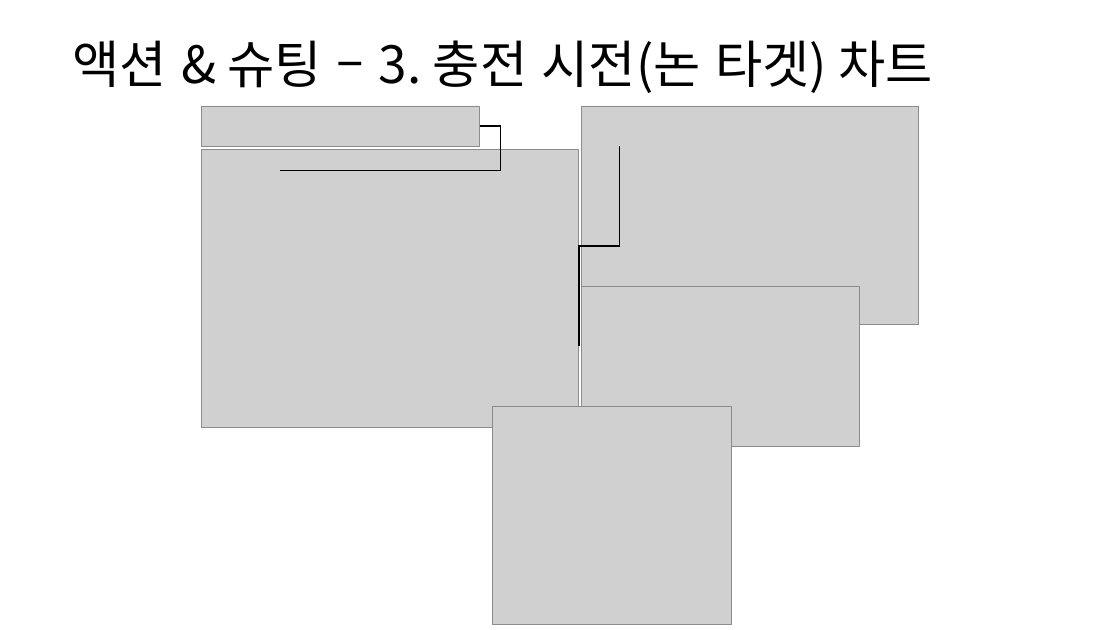
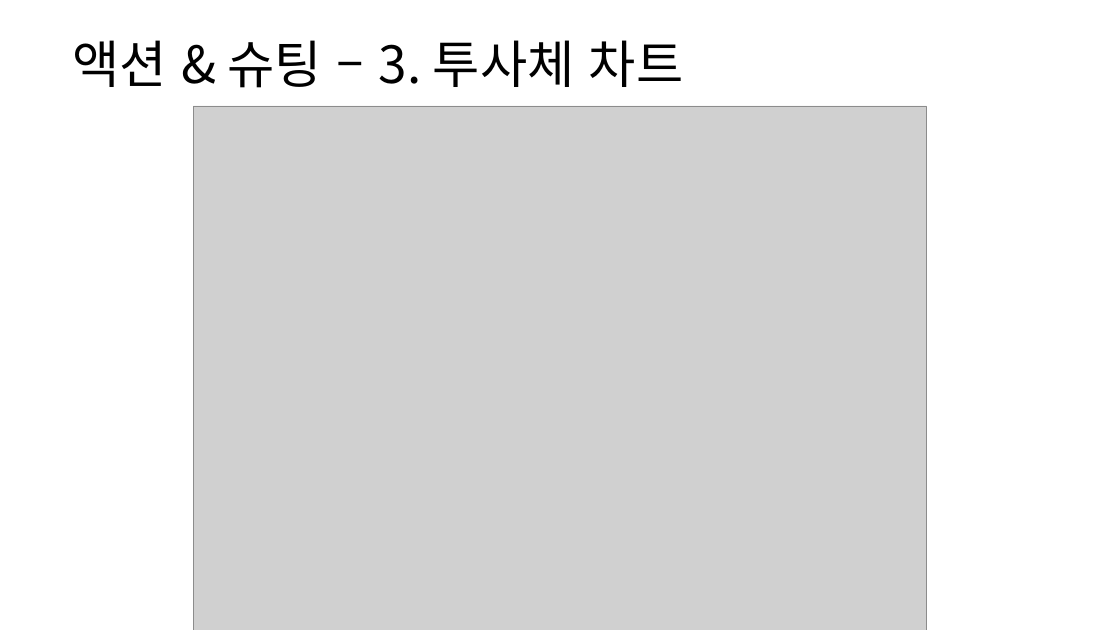
Before and after one commit to yjk0401/unityenginebasic_9th, a slide deck: slide 51 of 기획/방랑엽사전/스킬 시스템 기획서.pptx (slide 53 before the commit). Drawn at 1120x630 pixels with LibreOffice and Linux fonts; fonts in the diff are those of the drawing; grey boxes stand for pictures. Boxes give left, top, right and bottom in pixels: in the first picture for what was removed or moved away, otherwise in the second. Text is boxed around its words. In the diff, an @@ line names an element or a change of style, - is before the commit and + after.

```diff
--- a/기획/방랑엽사전/스킬 시스템 기획서.pptx
+++ b/기획/방랑엽사전/스킬 시스템 기획서.pptx
@@ text at bbox=[72, 40, 683, 88]: text changed @@
-액션 & 슈팅 – 3. 충전 시전(논 타겟) 차트
+액션 & 슈팅 – 3. 투사체 차트
@@ picture added at bbox=[193, 106, 927, 630] @@
@@ elbow line removed from (280, 171) to (480, 126) @@
@@ elbow line removed from (579, 346) to (620, 146) @@
@@ group removed at bbox=[201, 106, 919, 624]: 5 pictures @@
```
Also in this commit, not shown: 5 other slides changed, 5 slides removed, 2 other files.
